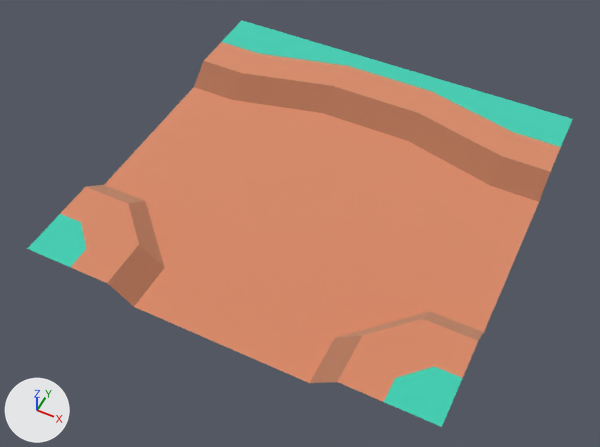
The glTF model packs/nature-kit/ground-pathsplit.glb, before and after one commit.
One viewpoint serves both versions: a camera (50 mm lens) standing at (0.603, -1.316, 1.404) and looking at (-0.013, -0.083, -0.137). The axes (+X, +Y, +Z) are drawn at lower left. The lights are the same throughout. The picture after the commit comes second. Where no turn or scale is listed for an object, it has been applied to the vertices.

Names of what the first picture shows: 'ground_pathSplit'.
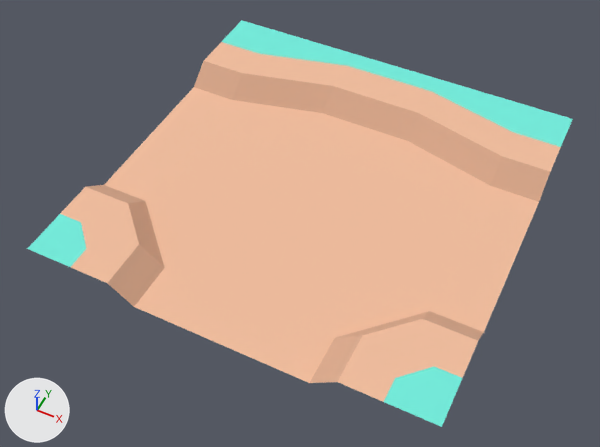
Boxes (x1, y1, x2, y2) around the edits, measured in the pictures (600 x 447 px):
'ground_pathSplit', surface changed (lighter)
    both: (27, 20, 573, 427)

What changed in the scene script:
```text
Change mat_dirt:
    mat_dirt.metallic: 1.0 -> 0.0
Change mat_dirtdark:
    mat_dirtdark.metallic: 1.0 -> 0.0
Change mat_grass:
    mat_grass.metallic: 1.0 -> 0.0
Remove ob_tmpparent:
    ob_tmpparent = bpy.data.objects.new('tmpParent', None)
    ob_tmpparent.location = (0.0, 0.0, 0.0)
```
